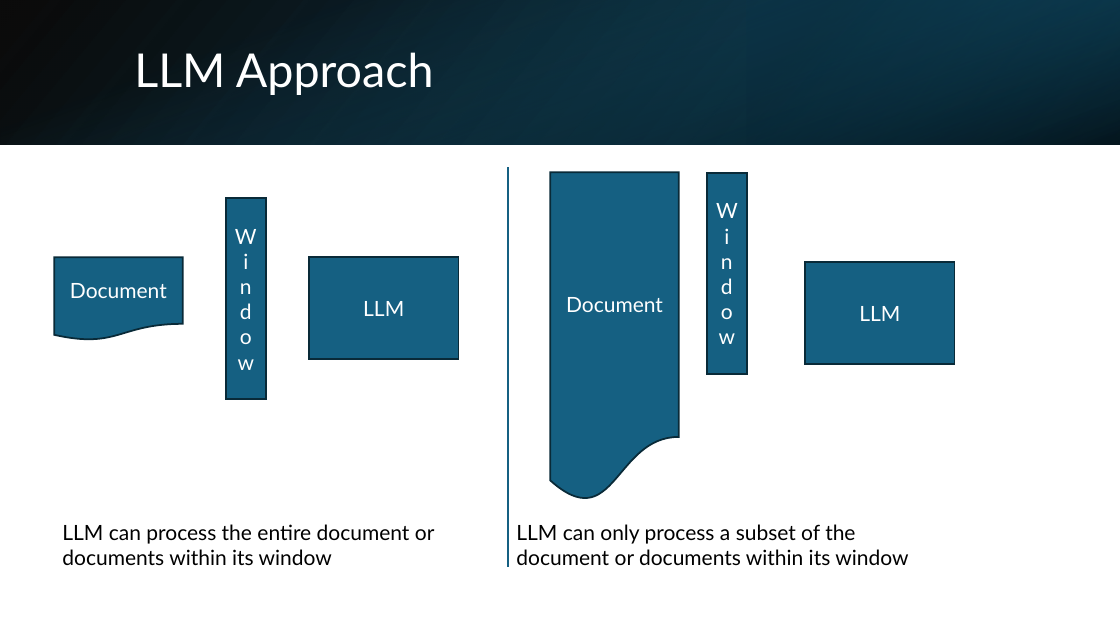
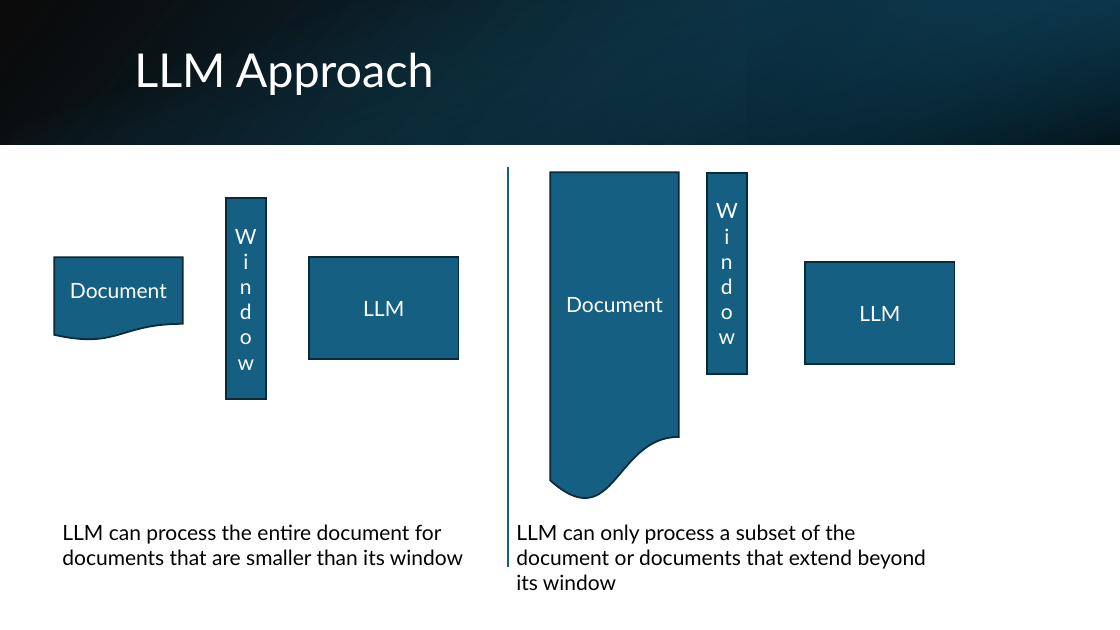
Before and after one commit to OwlSaver/GWU, a slide deck: slide 2 of Praxis/Advisor/Session 7/Wacey Michal Praxis Methodology V2.pptx. Drawn at 1120x630 pixels with LibreOffice and Linux fonts; fonts in the diff are those of the drawing. Boxes give left, top, right and bottom in pixels: in the first picture for what was removed or moved away, otherwise in the second. Text is boxed around its words. In the diff, an @@ line names an element or a change of style, - is before the commit and + after.

```diff
--- a/Praxis/Advisor/Session 7/Wacey Michal Praxis Methodology V2.pptx
+++ b/Praxis/Advisor/Session 7/Wacey Michal Praxis Methodology V2.pptx
@@ text at (x1=62, y1=524, x2=463, y2=565): text changed @@
-LLM can process the entire document or documents within its window
+LLM can process the entire document for documents that are smaller than its window
@@ text at (x1=516, y1=524, x2=926, y2=590): text changed @@
-LLM can only process a subset of the document or documents within its window
+LLM can only process a subset of the document or documents that extend beyond its window
```
Also in this commit, not shown: 6 other slides changed, 1 slide added, 1 slide removed, 3 other files.
